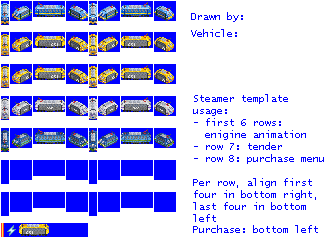
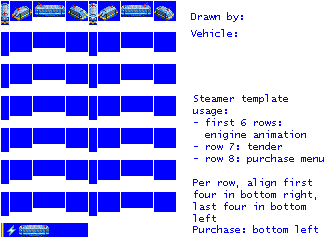
Layers edited between the first and the second (331, 237) image:
painted on "empty.png" over box(1, 33, 174, 237)
